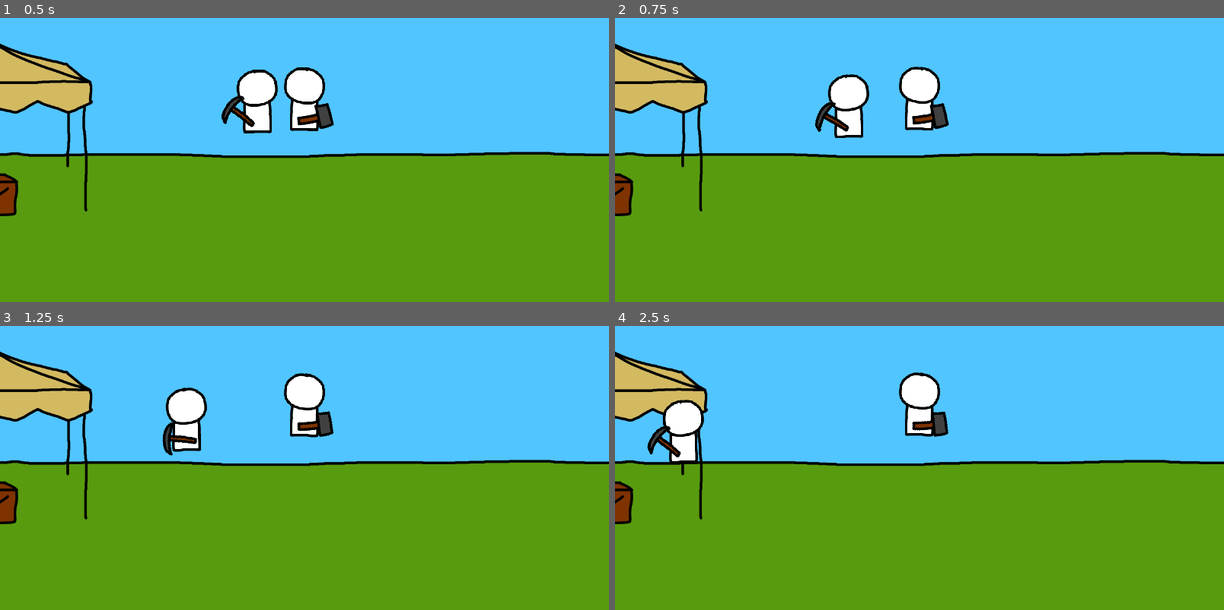
Above: before the commit, frames 1-4 (two rows, left to right).
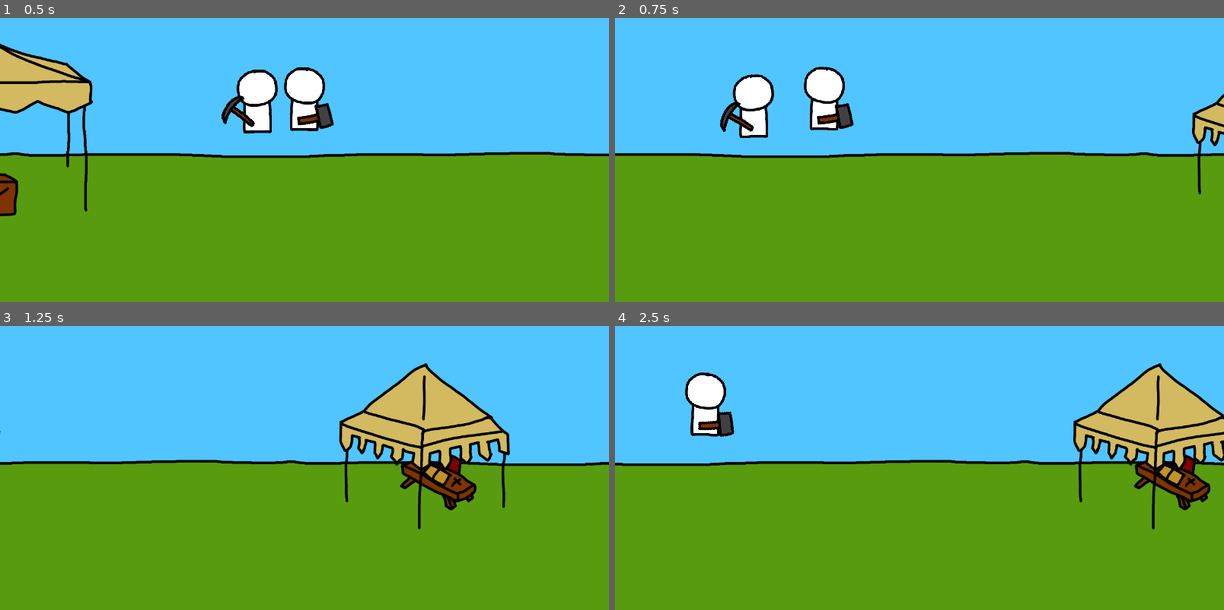
Above: after the commit, the same moments.

Repository: davinn19/Build-a-Trebuchet
Game: Godot game, scene res://field.tscn
The game is run twice, just before and just after one commit, with the same random seed, the same clock (stepped at 60 frames per second) and the same inputs. The engine's default icon, where the game draws it, is replaced by a stand-in: a white triangle on a blue panel in a dark square.
Inputs:
- Up to frame 1 (0.5 s): no input
- Up to frame 2 (0.75 s): hold Right (right, bound only after the commit) from 0.53 s (still down)
- Up to frame 3 (1.25 s): keep holding Right (right, bound only after the commit)
- Up to frame 4 (2.5 s): release Right (right, bound only after the commit) at 1.28 s; hold A (left, bound only after the commit) 1.28-2.03 s; hold Right (right, bound only after the commit) from 2.03 s (still down)

Frame 1 is identical in both runs. In frame 2, 9.9% of the frame differs, in the area x 0-100%, y 8-70%; in frame 3, 15%, in the area x 0-100%, y 8-72%; in frame 4, 14%.

Commit message:
workers now move to random points in front of station for work

Diff:
--- a/cam.gd
+++ b/cam.gd
@@ -1,6 +1,6 @@
 extends Camera2D
 
-
+const scroll_speed : int = 1000
 var freecam_enabled : bool = true
 
 
@@ -10,4 +10,14 @@
 
 
 func _process(delta : float) -> void:
+	if !freecam_enabled:
+		return
+
+	var direction : int = 0
+	if Input.is_action_pressed("left"):
+		direction -= 1
+	if Input.is_action_pressed("right"):
+		direction += 1
+
+	position.x += direction * scroll_speed * delta
 	pass
--- a/field.tscn
+++ b/field.tscn
@@ -40,6 +40,11 @@
 [node name="ParallaxBackground" type="ParallaxBackground" parent="."]
 
 [node name="ParallaxLayer" type="ParallaxLayer" parent="ParallaxBackground"]
+motion_mirroring = Vector2( 1280, 0 )
 
 [node name="Background" type="Sprite" parent="ParallaxBackground/ParallaxLayer"]
 texture = ExtResource( 8 )
+
+[node name="Background2" type="Sprite" parent="ParallaxBackground/ParallaxLayer"]
+position = Vector2( 1280, 0 )
+texture = ExtResource( 8 )
--- a/project.godot
+++ b/project.godot
@@ -74,6 +74,11 @@
 "language": "GDScript",
 "path": "res://workers/woodcutter.gd"
 }, {
+"base": "Node2D",
+"class": "WorkPosBounds",
+"language": "GDScript",
+"path": "res://stations/work_pos_bounds.gd"
+}, {
 "base": "Node",
 "class": "Worker",
 "language": "GDScript",
@@ -93,6 +98,7 @@
 "Trebuchet": "",
 "TreeResource": "",
 "Woodcutter": "",
+"WorkPosBounds": "",
 "Worker": ""
 }
 
@@ -117,6 +123,21 @@
 
 common/drop_mouse_on_gui_input_disabled=true
 
+[input]
+
+left={
+"deadzone": 0.5,
+"events": [ Object(InputEventKey,"resource_local_to_scene":false,"resource_name":"","device":0,"alt":false,"shift":false,"control":false,"meta":false,"command":false,"pressed":false,"scancode":0,"physical_scancode":65,"unicode":0,"echo":false,"script":null)
+, Object(InputEventKey,"resource_local_to_scene":false,"resource_name":"","device":0,"alt":false,"shift":false,"control":false,"meta":false,"command":false,"pressed":false,"scancode":0,"physical_scancode":16777231,"unicode":0,"echo":false,"script":null)
+ ]
+}
+right={
+"deadzone": 0.5,
+"events": [ Object(InputEventKey,"resource_local_to_scene":false,"resource_name":"","device":0,"alt":false,"shift":false,"control":false,"meta":false,"command":false,"pressed":false,"scancode":0,"physical_scancode":16777233,"unicode":0,"echo":false,"script":null)
+, Object(InputEventKey,"resource_local_to_scene":false,"resource_name":"","device":0,"alt":false,"shift":false,"control":false,"meta":false,"command":false,"pressed":false,"scancode":0,"physical_scancode":68,"unicode":0,"echo":false,"script":null)
+ ]
+}
+
 [physics]
 
 common/enable_pause_aware_picking=true
--- a/stations/station.gd
+++ b/stations/station.gd
@@ -4,3 +4,9 @@
 
 func work(worker_inventory : Inventory, skill_level : int) -> void:
 	assert(false, "Needs to be implemented.")
+
+
+func get_work_pos() -> Vector2:
+	return global_position	# TODO implement
+	print("needs to be implemented")
+	pass
--- a/stations/supply_camp.gd
+++ b/stations/supply_camp.gd
@@ -2,14 +2,18 @@
 extends Station
 
 onready var inventory : Inventory = $Inventory
+onready var work_pos_bounds : WorkPosBounds = $WorkPosBounds
 
 var delivery_queue : Dictionary = {}
-
 var delivery_deficit : Dictionary = Resources.get_resource_dictionary()
 
 
 func work(worker_inventory : Inventory, skill_level : int) -> void:
 	pass
+
+
+func get_work_pos() -> Vector2:
+	return work_pos_bounds.get_random_pos()
 
 
 func get_resource_amount(resource : String) -> int:
--- a/stations/supply_camp.tscn
+++ b/stations/supply_camp.tscn
@@ -1,8 +1,9 @@
-[gd_scene load_steps=4 format=2]
+[gd_scene load_steps=5 format=2]
 
 [ext_resource path="res://inventory.gd" type="Script" id=1]
 [ext_resource path="res://stations/supply_camp.gd" type="Script" id=2]
 [ext_resource path="res://supply_camp.png" type="Texture" id=3]
+[ext_resource path="res://work_pos_bounds.tscn" type="PackedScene" id=4]
 
 [node name="SupplyCamp" type="Node2D"]
 script = ExtResource( 2 )
@@ -13,3 +14,9 @@
 
 [node name="Inventory" type="Node" parent="."]
 script = ExtResource( 1 )
+
+[node name="WorkPosBounds" parent="." instance=ExtResource( 4 )]
+position = Vector2( -213, -11 )
+
+[node name="BotRight" type="Node2D" parent="WorkPosBounds"]
+position = Vector2( 466, 38 )
--- a/stations/trebuchet.gd
+++ b/stations/trebuchet.gd
@@ -27,19 +27,23 @@
 
 var delivery_surplus : Dictionary = Resources.get_resource_dictionary()
 
+onready var work_pos_bounds : WorkPosBounds = $WorkPosBounds
+
 
 func _ready() -> void:
 	goto_next_stage()
 
 
 func work(worker_inventory : Inventory, skill_level : int) -> void:
-
-
 	var work_progress : int = randi() % (skill_level + 1)
 	pending_work = max(pending_work - work_progress, 0)
 
 	if is_build_stage_complete():
 		goto_next_stage()
+
+
+func get_work_pos() -> Vector2:
+	return work_pos_bounds.get_random_pos()
 
 
 func is_build_stage_complete() -> bool:
--- a/stations/trebuchet.tscn
+++ b/stations/trebuchet.tscn
@@ -10,6 +10,7 @@
 [ext_resource path="res://assets/trebuchet/narrow.png" type="Texture" id=8]
 [ext_resource path="res://assets/trebuchet/ladder.png" type="Texture" id=9]
 [ext_resource path="res://assets/trebuchet/wide.png" type="Texture" id=10]
+[ext_resource path="res://work_pos_bounds.tscn" type="PackedScene" id=11]
 
 [sub_resource type="Animation" id=1]
 resource_name = "BuildAnimation"
@@ -290,3 +291,9 @@
 
 [node name="Anim" type="AnimationPlayer" parent="."]
 anims/BuildAnimation = SubResource( 1 )
+
+[node name="WorkPosBounds" parent="." instance=ExtResource( 11 )]
+position = Vector2( -316, 0 )
+
+[node name="BotRight" type="Node2D" parent="WorkPosBounds"]
+position = Vector2( 629, 51 )
--- /dev/null
+++ b/stations/work_pos_bounds.gd
@@ -0,0 +1,12 @@
+class_name WorkPosBounds
+extends Node2D
+
+
+onready var bot_right : Vector2 = $BotRight.global_position
+
+
+func get_random_pos() -> Vector2:
+	var x : int = rand_range(global_position.x, bot_right.x)
+	var y : int = rand_range(bot_right.y, global_position.y)
+
+	return Vector2(x, y)
--- /dev/null
+++ b/work_pos_bounds.tscn
@@ -0,0 +1,6 @@
+[gd_scene load_steps=2 format=2]
+
+[ext_resource path="res://stations/work_pos_bounds.gd" type="Script" id=1]
+
+[node name="WorkPosBounds" type="Node2D"]
+script = ExtResource( 1 )
--- a/workers/builder.gd
+++ b/workers/builder.gd
@@ -11,14 +11,14 @@
 		trebuchet.queue_delivery(inventory, delivery_list)
 		supply_camp.queue_delivery(inventory, delivery_list)
 
-		move_to_target(supply_camp)
+		move_to_station(supply_camp)
 		yield(self, "turned_idle")
 
 		rest(3)
 		yield(self, "turned_idle")
 		supply_camp.do_delivery(inventory)
 
-		move_to_target(trebuchet)
+		move_to_station(trebuchet)
 		yield(self, "turned_idle")
 
 		rest(3)
@@ -27,7 +27,7 @@
 		trebuchet.do_delivery(inventory)
 
 	if trebuchet.pending_work > 0:
-		move_to_target(trebuchet)
+		move_to_station(trebuchet)
 		yield(self, "turned_idle")
 
 		play_anim("work")
--- a/workers/miner.gd
+++ b/workers/miner.gd
@@ -3,7 +3,7 @@
 
 
 func do_work_cycle() -> void:
-	move_to_target(field.quarry)
+	move_to_station(field.quarry)
 	yield(self, "turned_idle")
 
 	play_anim("work")
@@ -11,7 +11,7 @@
 		yield(get_tree().create_timer(1), "timeout")
 		field.quarry.work(inventory, skill_level)
 
-	move_to_target(field.supply_camp)
+	move_to_station(field.supply_camp)
 	yield(self, "turned_idle")
 
 	rest(3)
--- a/workers/worker.gd
+++ b/workers/worker.gd
@@ -41,22 +41,32 @@
 	emit_signal("turned_idle")
 
 
+func move_to_station(station : Station) -> void:
+	var target_pos : Vector2 = station.get_work_pos()
+	move_to_pos(target_pos)
+	yield(self, "turned_idle")
+	face_target_pos(station.global_position)
+
+
 func move_to_target(target : Node2D, stop_distance : float = 0) -> void:
-	play_anim("walk")
+	var target_pos : Vector2 = target.global_position
 	var start_pos : Vector2 = character_rig.global_position
 
-	var target_pos : Vector2 = target.global_position
-
 	var target_direction : Vector2 = start_pos.direction_to(target_pos)
-
-	if sign(target_direction.x) != 0:
-		character_rig.scale.x = sign(target_direction.x)
-
 	var stop_vector : Vector2 = stop_distance * target_direction
 	target_pos -= stop_vector
 
+	move_to_pos(target_pos)
+
+
+func move_to_pos(target_pos : Vector2) -> void:
+	var start_pos : Vector2 = character_rig.global_position
+
 	var move_distance : float = target_pos.distance_to(start_pos)
 	var move_duration = get_move_duration(move_distance)
+
+	play_anim("walk")
+	face_target_pos(target_pos)
 
 	character_rig.move_tween.interpolate_property(character_rig, "position", start_pos, target_pos, move_duration)
 	character_rig.move_tween.start()
@@ -65,8 +75,15 @@
 	emit_signal("turned_idle")
 
 
+func face_target_pos(target_pos : Vector2) -> void:
+	var start_pos : Vector2 = character_rig.global_position
+
+	var target_direction : Vector2 = start_pos.direction_to(target_pos)
+	if sign(target_direction.x) != 0:
+		character_rig.scale.x = sign(target_direction.x)
+
+
 func get_move_duration(move_distance : float) -> float:
-
 	return move_distance / move_speed
 
 
Not shown: 1 places in stations/trebuchet.tscn that only renumber resources
